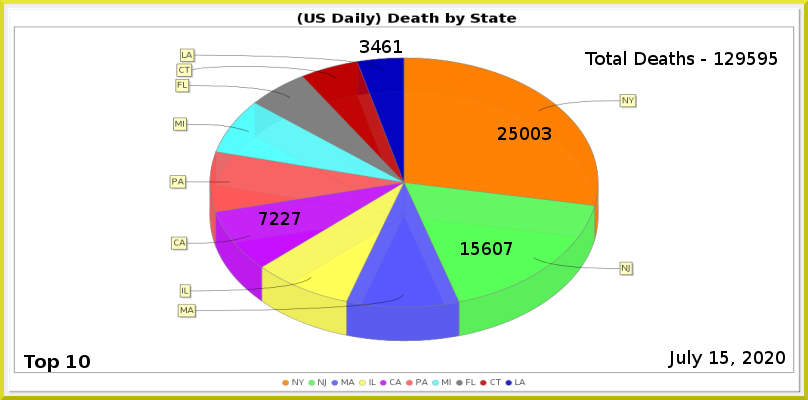
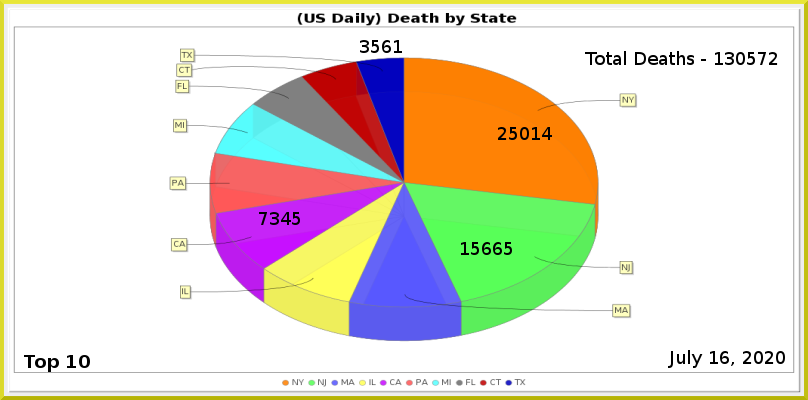
The second 808 x 400 image is a revision of the first. Changes to its layers:
painted on "Least" over <box>371,40,381,53</box>
painted on "CA" over <box>270,212,300,225</box>
painted on "NJ" over <box>493,242,512,255</box>
painted on "NY" over <box>531,127,552,140</box>
renamed "Total Deaths - 129595" to "Total Deaths - 130572", painted on it over <box>725,52,778,65</box>
painted on "Current Date" over <box>720,351,729,364</box>
painted on "Death_by_State.png" over <box>169,48,637,386</box>
